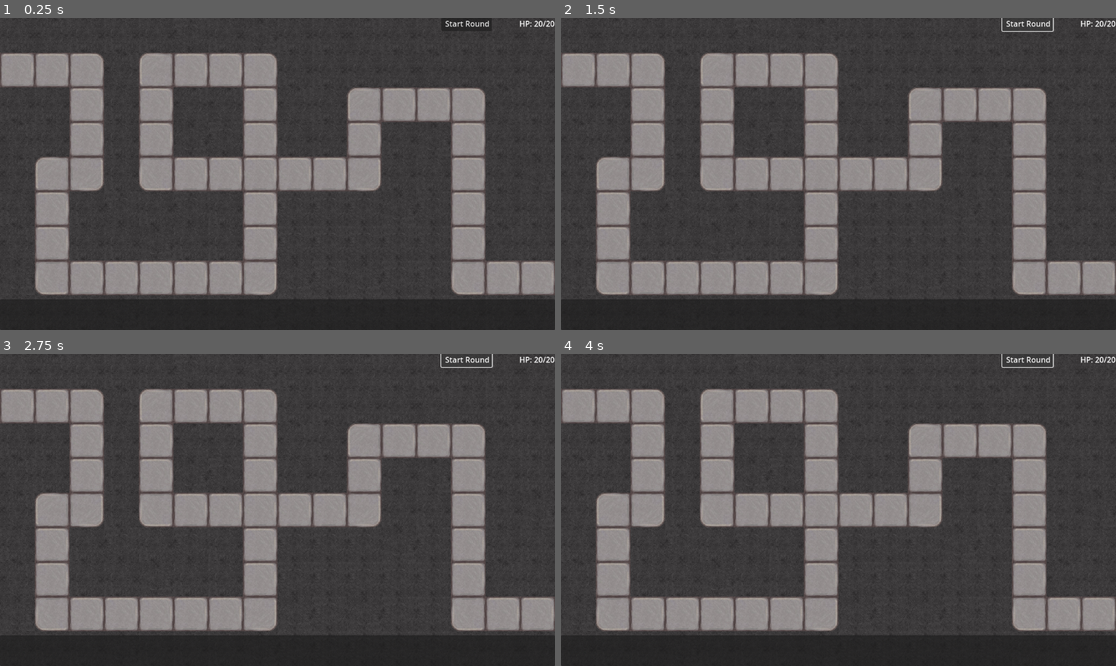
Above: before the commit, frames 1-4 (two rows, left to right).
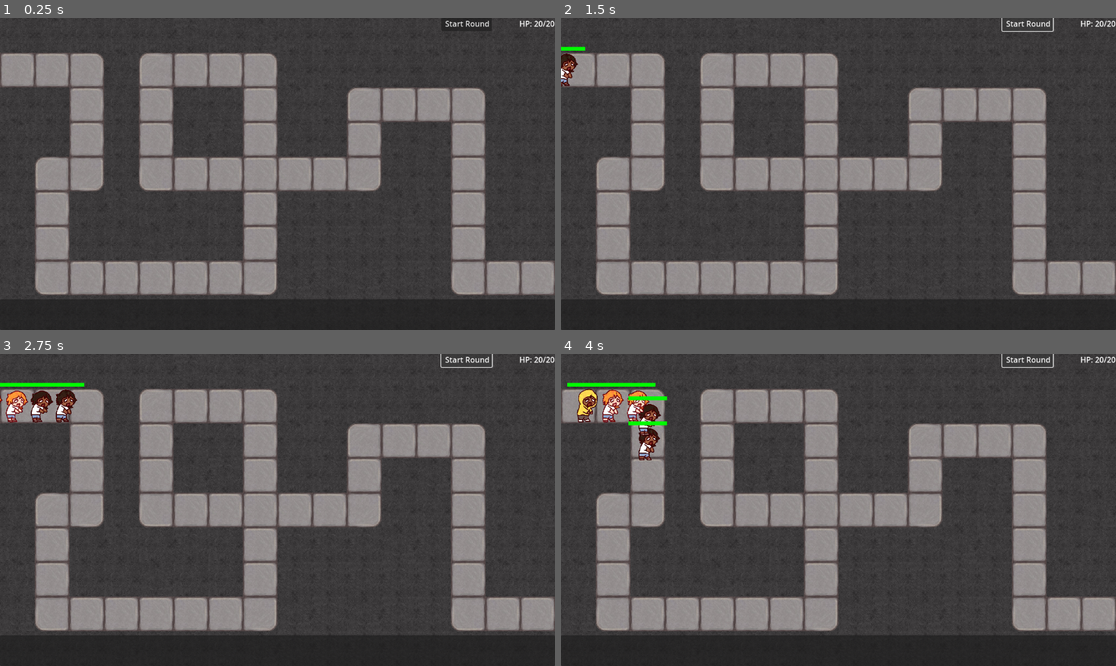
Above: after the commit, the same moments.

Repository: jkelly924/bananas-game-g4si2024
Game: Godot game, scene res://Levels/test_level.tscn
Same seed, same stepped clock (60 frames per second), same inputs: the game is played once before the commit and once after it.
Inputs:
- Up to frame 1 (0.25 s): no input
- Up to frame 2 (1.5 s): click "Start Round" at 0.5 s; click "Start Round" at 1.25 s
- Up to frame 3 (2.75 s): click "Start Round" at 2 s
- Up to frame 4 (4 s): no input

The runs differ from the first frame. In frame 2, 0.3% of the frame differs, in the area x 0-5%, y 9-23%; in frame 3, 1.0%; in frame 4, 1.7%, in the area x 1-20%, y 9-35%.

Commit message:
Brought back the path that went missing for some reason

Diff:
--- a/Levels/test_level.tscn
+++ b/Levels/test_level.tscn
@@ -1,9 +1,8 @@
 [gd_scene load_steps=11 format=4 uid="uid://cam2n3o5ookil"]
 
 [ext_resource type="Texture2D" uid="uid://dwt52fk84nvsb" path="res://Textures/test_atlas_texture.tres" id="1_0y4xf"]
-[ext_resource type="PackedScene" uid="uid://ca03yjxna8b4n" path="res://Entities/Tower.tscn" id="1_61u34"]
 [ext_resource type="Texture2D" uid="uid://dkv1qx08q54ne" path="res://Textures/Map/tileset.png" id="3_1u0c1"]
-[ext_resource type="Script" path="res://Levels/round_handler.gd" id="4_023p8"]
+[ext_resource type="Script" path="res://Scripts/round_handler.gd" id="3_5b40h"]
 [ext_resource type="Script" path="res://UI/hud.gd" id="4_jdq3b"]
 [ext_resource type="Script" path="res://Levels/tmptest.gd" id="4_y11et"]
 [ext_resource type="Texture2D" uid="uid://bacilhv5jwdwx" path="res://Textures/test_enemy.png" id="5_7y2mf"]
@@ -17,198 +16,10 @@
 [sub_resource type="TileSetAtlasSource" id="TileSetAtlasSource_x8coy"]
 texture = ExtResource("3_1u0c1")
 texture_region_size = Vector2i(128, 128)
+use_texture_padding = false
 0:0/0 = 0
 1:0/0 = 0
 2:0/0 = 0
-3:0/0 = 0
-4:0/0 = 0
-5:0/0 = 0
-6:0/0 = 0
-7:0/0 = 0
-8:0/0 = 0
-9:0/0 = 0
-10:0/0 = 0
-11:0/0 = 0
-12:0/0 = 0
-13:0/0 = 0
-14:0/0 = 0
-15:0/0 = 0
-16:0/0 = 0
-17:0/0 = 0
-18:0/0 = 0
-19:0/0 = 0
-20:0/0 = 0
-21:0/0 = 0
-22:0/0 = 0
-23:0/0 = 0
-0:1/0 = 0
-1:1/0 = 0
-2:1/0 = 0
-3:1/0 = 0
-4:1/0 = 0
-5:1/0 = 0
-6:1/0 = 0
-7:1/0 = 0
-8:1/0 = 0
-9:1/0 = 0
-10:1/0 = 0
-11:1/0 = 0
-12:1/0 = 0
-13:1/0 = 0
-14:1/0 = 0
-15:1/0 = 0
-16:1/0 = 0
-17:1/0 = 0
-18:1/0 = 0
-19:1/0 = 0
-20:1/0 = 0
-21:1/0 = 0
-22:1/0 = 0
-23:1/0 = 0
-0:2/0 = 0
-1:2/0 = 0
-2:2/0 = 0
-3:2/0 = 0
-4:2/0 = 0
-5:2/0 = 0
-6:2/0 = 0
-7:2/0 = 0
-8:2/0 = 0
-9:2/0 = 0
-10:2/0 = 0
-11:2/0 = 0
-12:2/0 = 0
-13:2/0 = 0
-14:2/0 = 0
-15:2/0 = 0
-16:2/0 = 0
-17:2/0 = 0
-18:2/0 = 0
-19:2/0 = 0
-20:2/0 = 0
-21:2/0 = 0
-22:2/0 = 0
-23:2/0 = 0
-0:3/0 = 0
-1:3/0 = 0
-2:3/0 = 0
-3:3/0 = 0
-4:3/0 = 0
-5:3/0 = 0
-6:3/0 = 0
-7:3/0 = 0
-8:3/0 = 0
-9:3/0 = 0
-10:3/0 = 0
-11:3/0 = 0
-12:3/0 = 0
-13:3/0 = 0
-14:3/0 = 0
-15:3/0 = 0
-16:3/0 = 0
-17:3/0 = 0
-18:3/0 = 0
-19:3/0 = 0
-20:3/0 = 0
-21:3/0 = 0
-22:3/0 = 0
-23:3/0 = 0
-0:4/0 = 0
-1:4/0 = 0
-2:4/0 = 0
-3:4/0 = 0
-4:4/0 = 0
-5:4/0 = 0
-6:4/0 = 0
-7:4/0 = 0
-8:4/0 = 0
-9:4/0 = 0
-10:4/0 = 0
-11:4/0 = 0
-12:4/0 = 0
-13:4/0 = 0
-14:4/0 = 0
-15:4/0 = 0
-16:4/0 = 0
-17:4/0 = 0
-18:4/0 = 0
-19:4/0 = 0
-20:4/0 = 0
-21:4/0 = 0
-22:4/0 = 0
-23:4/0 = 0
-0:5/0 = 0
-1:5/0 = 0
-2:5/0 = 0
-3:5/0 = 0
-4:5/0 = 0
-5:5/0 = 0
-6:5/0 = 0
-7:5/0 = 0
-8:5/0 = 0
-9:5/0 = 0
-10:5/0 = 0
-11:5/0 = 0
-12:5/0 = 0
-13:5/0 = 0
-14:5/0 = 0
-15:5/0 = 0
-16:5/0 = 0
-17:5/0 = 0
-18:5/0 = 0
-19:5/0 = 0
-20:5/0 = 0
-21:5/0 = 0
-22:5/0 = 0
-23:5/0 = 0
-0:6/0 = 0
-1:6/0 = 0
-2:6/0 = 0
-3:6/0 = 0
-4:6/0 = 0
-5:6/0 = 0
-6:6/0 = 0
-7:6/0 = 0
-8:6/0 = 0
-9:6/0 = 0
-10:6/0 = 0
-11:6/0 = 0
-12:6/0 = 0
-13:6/0 = 0
-14:6/0 = 0
-15:6/0 = 0
-16:6/0 = 0
-17:6/0 = 0
-18:6/0 = 0
-19:6/0 = 0
-20:6/0 = 0
-21:6/0 = 0
-22:6/0 = 0
-23:6/0 = 0
-0:7/0 = 0
-1:7/0 = 0
-2:7/0 = 0
-3:7/0 = 0
-4:7/0 = 0
-5:7/0 = 0
-6:7/0 = 0
-7:7/0 = 0
-8:7/0 = 0
-9:7/0 = 0
-10:7/0 = 0
-11:7/0 = 0
-12:7/0 = 0
-13:7/0 = 0
-14:7/0 = 0
-15:7/0 = 0
-16:7/0 = 0
-17:7/0 = 0
-18:7/0 = 0
-19:7/0 = 0
-20:7/0 = 0
-21:7/0 = 0
-22:7/0 = 0
-23:7/0 = 0
 
 [sub_resource type="TileSet" id="TileSet_m3k0l"]
 tile_size = Vector2i(128, 128)
@@ -217,7 +28,7 @@
 
 [sub_resource type="Curve2D" id="Curve2D_o0ayj"]
 _data = {
-"points": PackedVector2Array(0, 0, 0, 0, …(307 unchanged characters)…
+    "points": PackedVector2Array(0, 0, 0, 0, …(307 unchanged characters)…
 }
 point_count = 14
 
@@ -241,11 +52,14 @@
 zoom = Vector2(0.5, 0.5)
 
 [node name="Rounds" type="Node" parent="."]
-script = ExtResource("4_023p8")
+script = ExtResource("3_5b40h")
 
 [node name="SpawnTimer" type="Timer" parent="Rounds"]
 
 [node name="RoundTimer" type="Timer" parent="Rounds"]
+
+[node name="Path2D" type="Path2D" parent="."]
+curve = SubResource("Curve2D_o0ayj")
 
 [node name="UI" type="CanvasLayer" parent="."]
 
